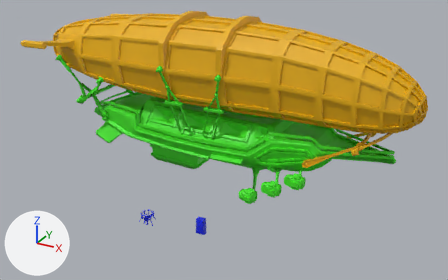
What one commit did to the FBX model Assets/nodels/PERSONAJES.fbx.
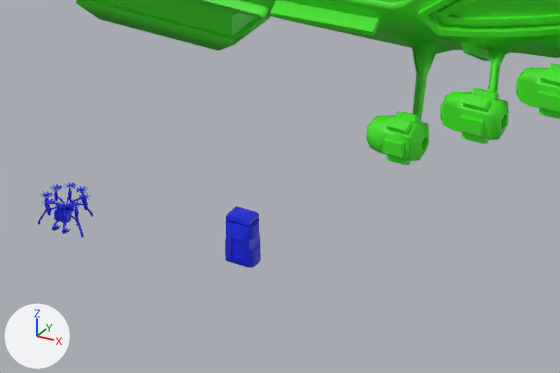
The first picture shows the older version from a 50 mm camera at (18.9, -27.9, 20.5) aimed at (3.5, 0.2, 6.4). The close-ups show both versions on the part from 28% to 66% of the width and 55% to 95% of the height of that picture; other places that the commit changed are outside them. The axes (+X, +Y, +Z) are drawn at lower left. The lights are the same throughout. Where no turn or scale is listed for an object, it has been applied to the vertices.

In view in the first close-up: 'airship ', 'hgacker drone', 'twitch drone'.
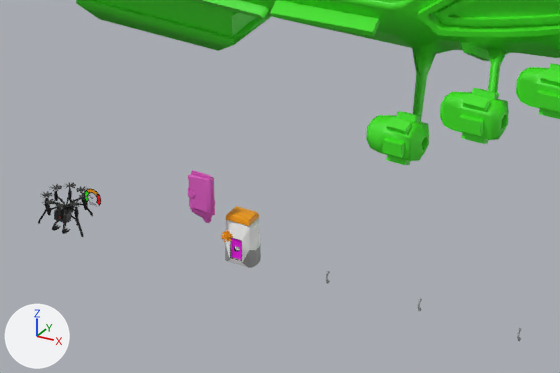
Location of each change, (x1, y1, x2, y2) in pixels of the close-ups (560 x 373 px):
'twitch drone', surface changed (blue to grey)
    both: (225, 206, 261, 268)
'billeterota', added (pink)
    after: (188, 170, 215, 223)
'hgacker drone', surface changed (blue to black)
    both: (38, 182, 93, 237)
'banometro', added
    after: (84, 188, 101, 207)
'Cube', added
    after: (220, 230, 233, 242)
'twitch drone.003', now drawn
    after: (418, 298, 422, 311)
'twitch drone.002', now drawn
    after: (326, 271, 330, 284)
'twitch drone.004', now drawn
    after: (517, 328, 521, 341)

The edits, one by one:
Picture 'PERSONAJES_Material_AlbedoTransparency.png' (img_personajes_material_albedotransparency_png) is new.
In material 'Material.001' (mat_material_001), base_color is no longer (0.00468, 0.0171, 0.8), blue #0f23e7.
In material 'Material.001' (mat_material_001), texture is now set to img_personajes_material_albedotransparency_png.
Material 'Material.004' (mat_material_004) is new.
Its base color is (0.8, 0.117, 0.587) (pink #e760c9).
Mesh me_cube_008 is new.
It has 473 vertices, 510 faces and spans x -0.4..0.48, y -0.22..0.61, z 0.0..6.93.
It uses material mat_material_004 (pink #e760c9).
Mesh me_cube_016 is new.
It has 62 vertices, 120 faces and spans x -0.122..0.122, y -0.121..0.122, z -0.121..0.121.
It uses material mat_material_001 (picture img_personajes_material_albedotransparency_png).
Mesh me_circle is new.
It has 152 vertices, 126 faces and spans x -0.198..0.198, y 0.005, z -0.168..0.198.
It uses material mat_material_001 (picture img_personajes_material_albedotransparency_png).
Object 'billeterota' (ob_billeterota) is new; it shows me_cube_008.
Its location is (1.43, -0.32, 0.79).
Object 'Cube' (ob_cube) is new; it shows me_cube_016.
Its location is (2.0, -0.56, 0.8).
Object 'banometro' (ob_banometro) is new; it shows me_circle.
Its location is (-1.31, -0.07, 0.41).
